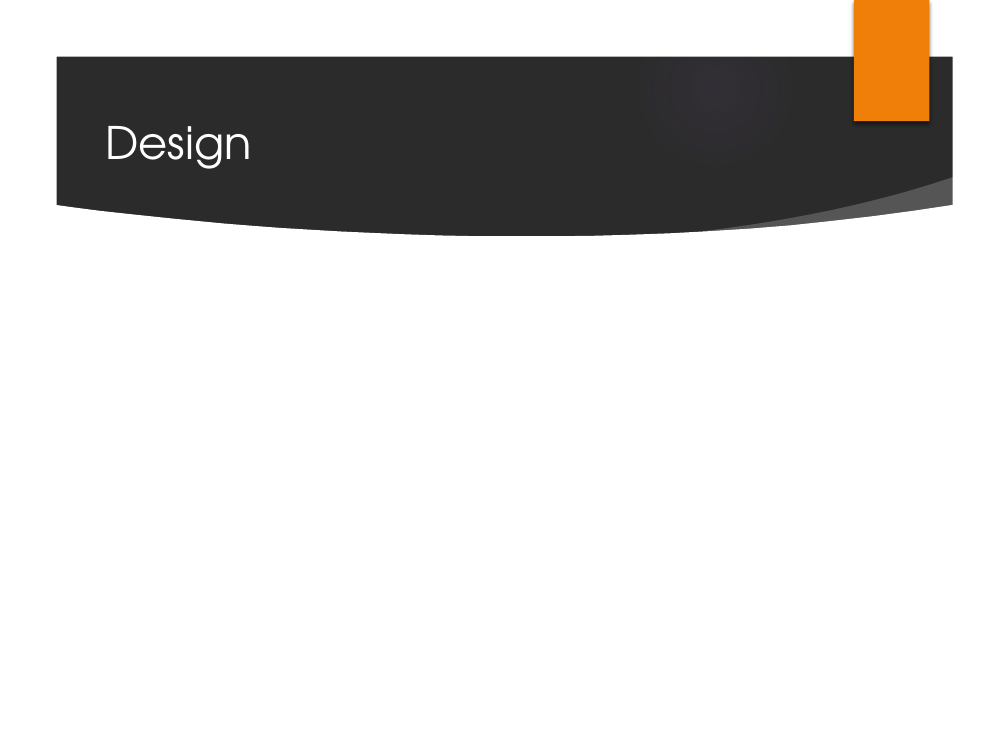
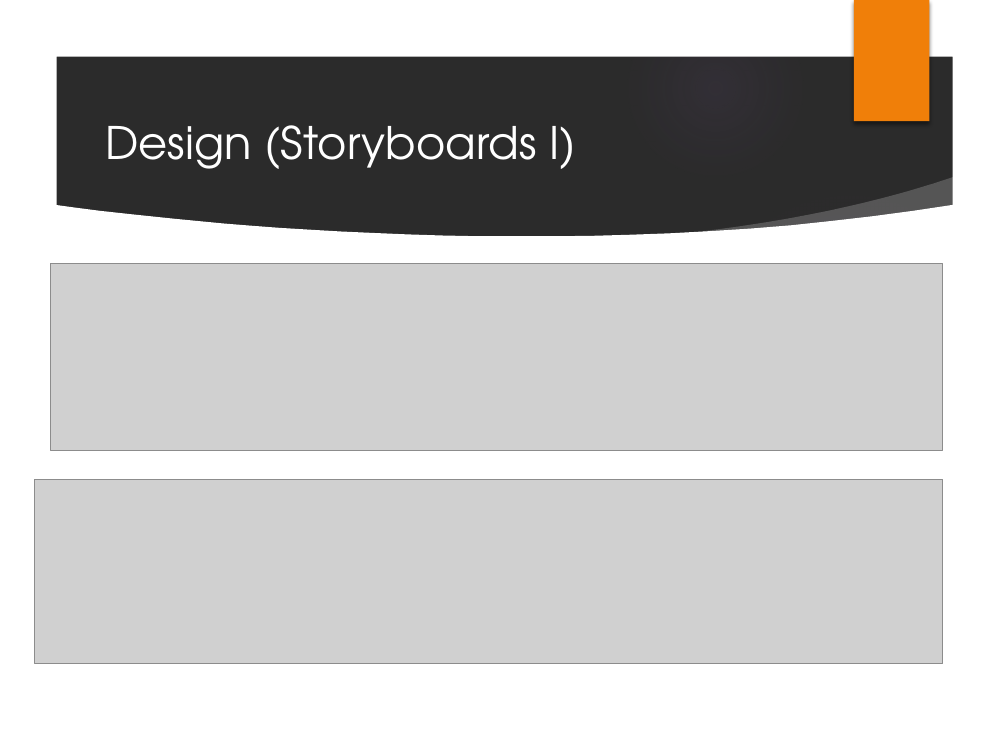
Before and after one commit to k-tipp/ch.bfh.btx8081.w2015.weiss, a slide deck: slide 6 of doc/CS1_Task3/Task3_Design_Thinking.pptx (slide 5 before the commit). Drawn at 1008x756 pixels with LibreOffice and Linux fonts; fonts in the diff are those of the drawing; grey boxes stand for pictures; background and template pictures are left out; a plain dark background stands for a picture behind light text. Boxes give left, top, right and bottom in pixels: in the first picture for what was removed or moved away, otherwise in the second. Text is boxed around its words. In the diff, an @@ line names an element or a change of style, - is before the commit and + after.

```diff
--- a/doc/CS1_Task3/Task3_Design_Thinking.pptx
+++ b/doc/CS1_Task3/Task3_Design_Thinking.pptx
@@ title at [106, 125, 576, 169]: text changed @@
-Design
+Design (Storyboards I)
@@ picture added at [50, 263, 943, 450] @@
@@ picture added at [35, 479, 943, 663] @@
```
Also in this commit, not shown: 2 other slides changed, 5 slides added, 3 slides removed.
